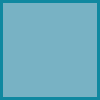
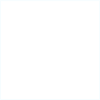
Two versions of the same layered image (100x100). Layer-by-layer changes:
painted on "Paint Layer 1" over (0, 0, 100, 100)
hid "Background" over (0, 0, 100, 100)
